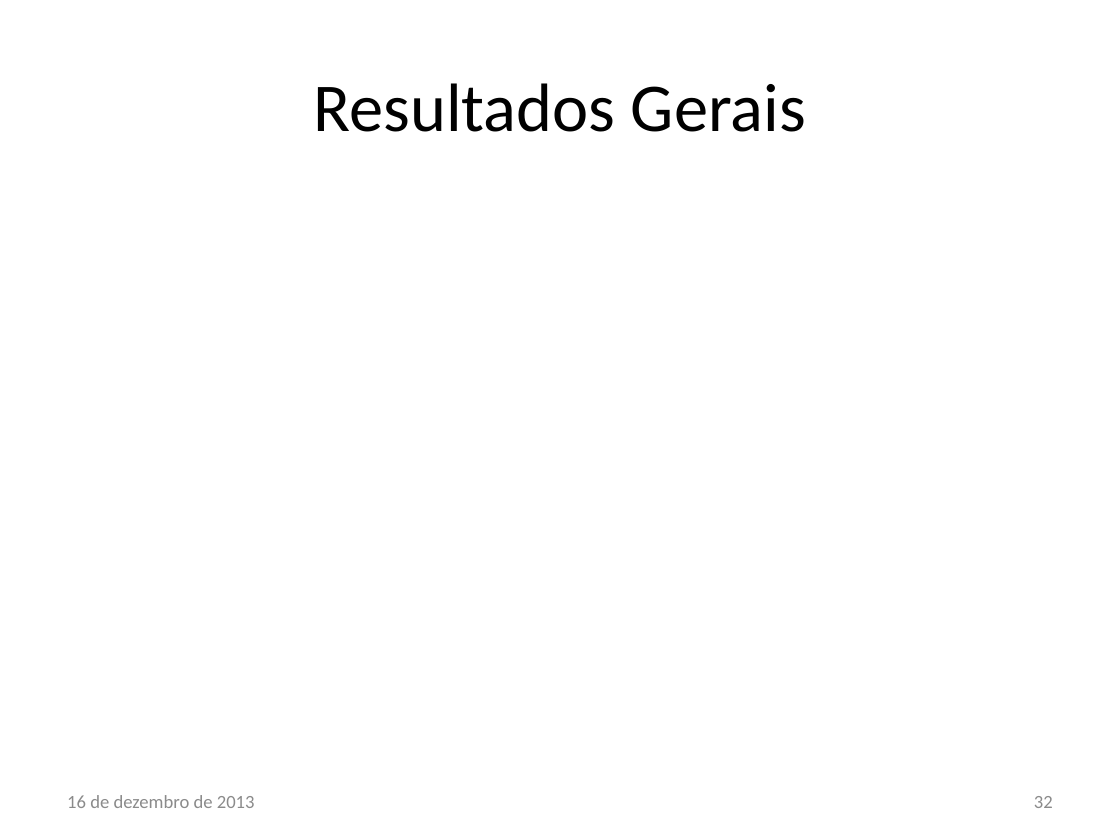
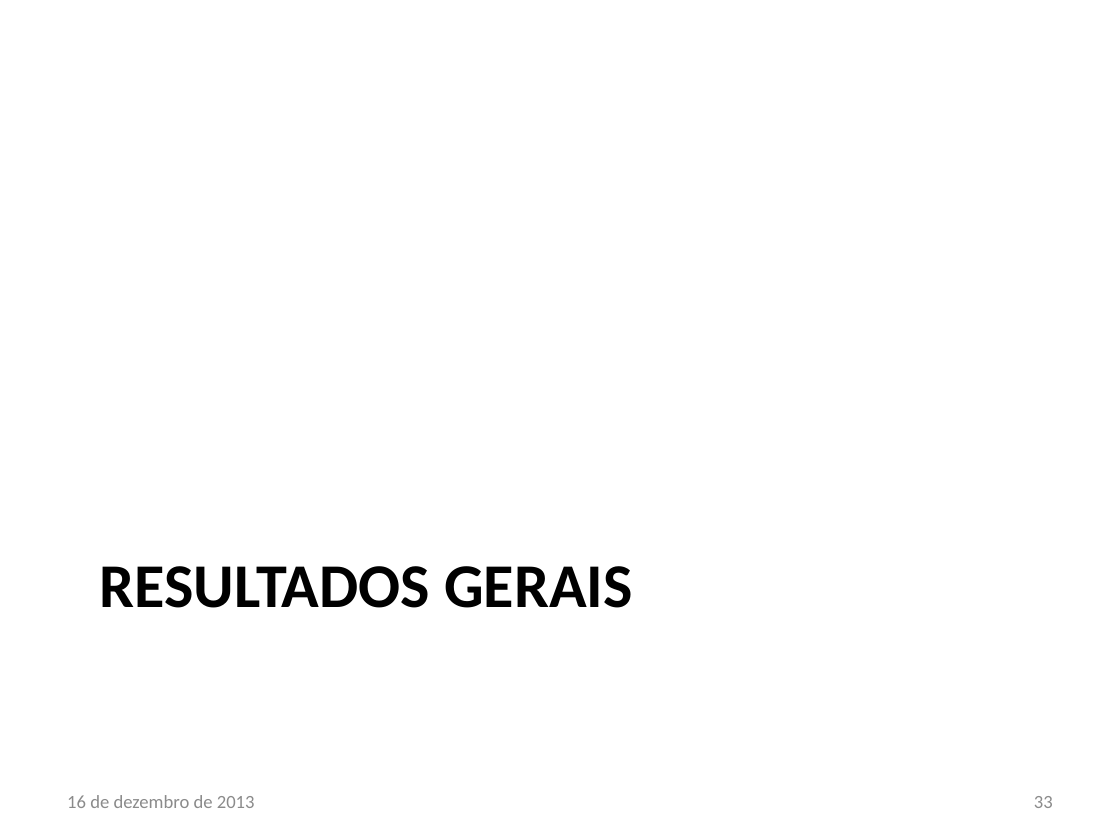
Before and after one commit to lsoliveira459/tg2, a slide deck: slide 33 of Apresentação/Estudo e Implementação de Reconfiguração Dinâmica.pptx (slide 32 before the commit). Drawn at 1120x840 pixels with LibreOffice and Linux fonts; fonts in the diff are those of the drawing; background and template pictures are left out. Boxes give left, top, right and bottom in pixels: in the first picture for what was removed or moved away, otherwise in the second. Text is boxed around its words. In the diff, an @@ line names an element or a change of style, - is before the commit and + after.

```diff
--- a/Apresentação/Estudo e Implementação de Reconfiguração Dinâmica.pptx
+++ b/Apresentação/Estudo e Implementação de Reconfiguração Dinâmica.pptx
@@ title "RESULTADOS GERAIS" at [100,566,632,608]: vertical alignment middle to top @@
@@ title at [100,566,632,608]: text changed; size 44 to 40 pt; bold on @@
-Resultados Gerais
+RESULTADOS GERAIS
@@ page number at [1034,796,1053,808]: text changed @@
-32
+33
```
Also in this commit, not shown: 10 other slides changed, 2 slides added, 4 other files.
